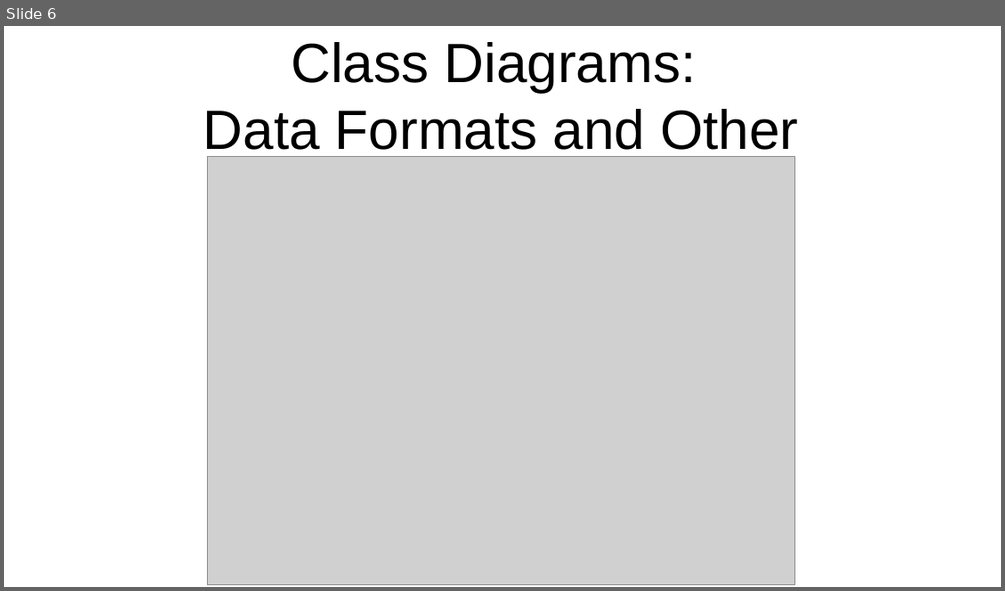
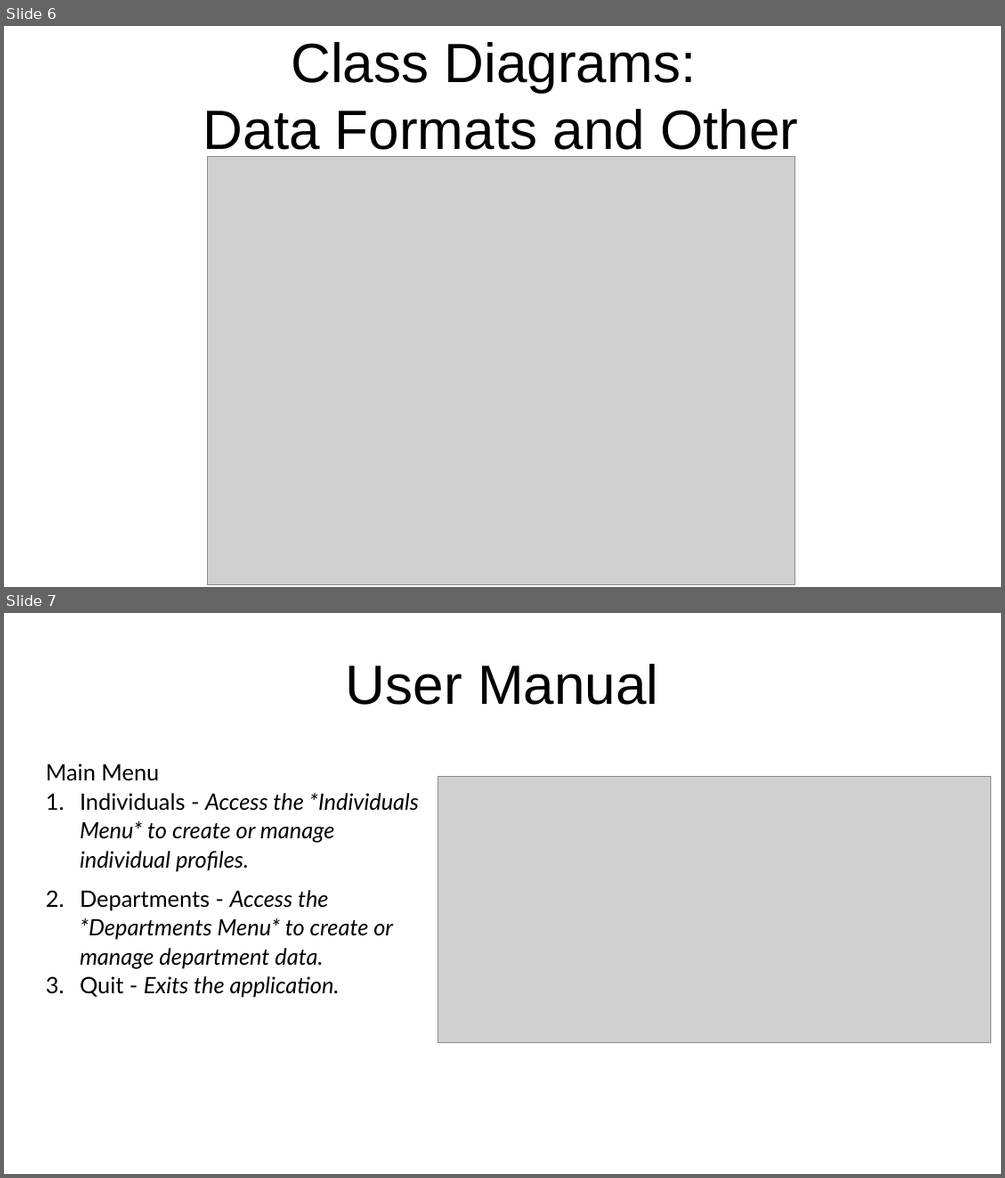
Before and after one commit to arlemoine/CS340_F_24_char_junkies, a slide deck: Doc/project_report.odp. Shown one above the other, each under a label of ours: slide 6 before the commit, slides 6 and 7 after it. The pictures are 1005x591 and 1005x1178 pixels, drawn with LibreOffice and Linux fonts; fonts in the diff are those of the drawing; grey boxes stand for pictures. Boxes give left, top, right and bottom in pixels: in the first picture for what was removed or moved away, otherwise in the second. Text is boxed around its words. In the diff, an @@ line names an element or a change of style, - is before the commit and + after.

Commit message:
User Manual

```diff
--- a/Doc/project_report.odp
+++ b/Doc/project_report.odp
@@ slide 7 added at (4,613,1001,1174), background #FFFFFF @@
@@ title added at (346,664,659,705), 44 pt, text #000000 @@
+User Manual
@@ text added at (46,763,419,997), 18 pt, text #000000, italic @@
+Main Menu
+1. Individuals - Access the *Individuals Menu* to create or manage individual profiles.
+2. Departments - Access the *Departments Menu* to create or manage department data.
+3. Quit - Exits the application.
@@ picture added at (438,776,991,1042) @@
```
Also in this commit, not shown: 3 slides changed, 2 other slides added, 1 slide removed.
